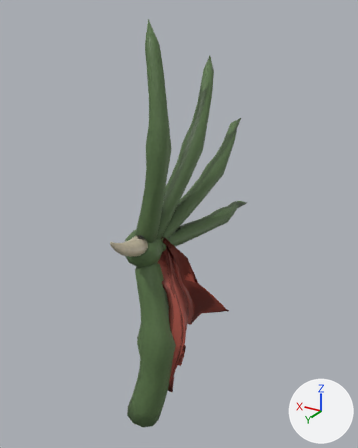
The Blender file assets/source/blender/cpart_wing_dragon.blend as it was, and as the next commit left it.
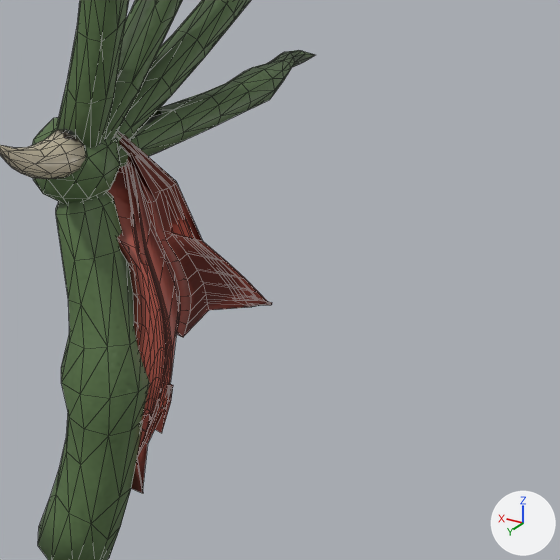
Each version is shown whole from a 50 mm camera at (-0.283, 0.411, 0.427) aimed at (0.005, -0.068, 0.187), then close up on the part from 31% to 99% of the width and 40% to 94% of the height. The lights are fixed; the arrows at lower right show +X, +Y and +Z. The last two pictures show the newer version. Both versions are drawn at full value of the shape key 'H1_Fold' of 'Membrane'; the numbers are the values there. The close-ups show mesh edges as thin lines.

Names of what the first close-up shows: 'Membrane', 'WingDragon'.
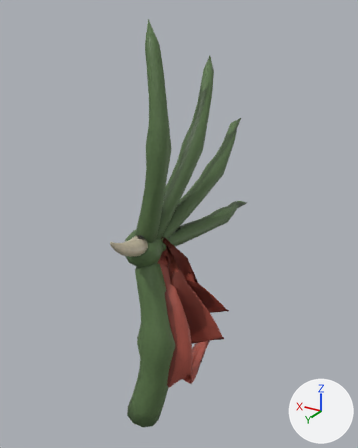
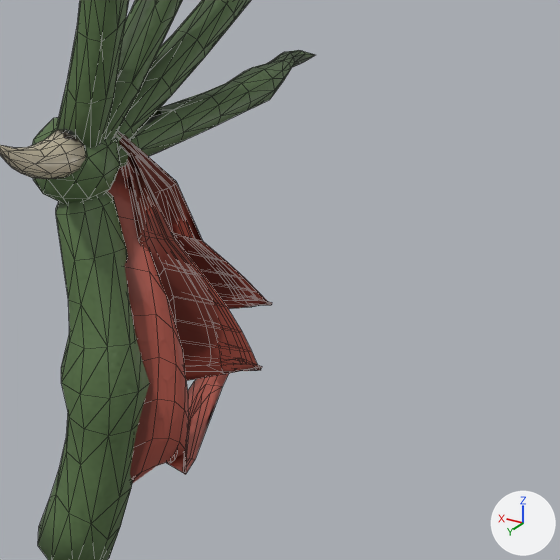
Boxes (x1, y1, x2, y2) around the edits, measured in the close-ups (560 x 560 px; the box of a moved part takes in the faces that stretch with it):
```json
{"object": "Membrane", "change": "reshaped", "before": [108, 131, 272, 493], "after": [108, 131, 272, 484]}
{"part": 1, "of": "me_membrane_mesh", "change": "moved or reshaped", "before": [115, 166, 178, 493], "after": [115, 169, 262, 484]}
```

Edits to the scene script, one JSON object a line:
```json
{"block": "me_membrane_mesh", "where": "# used by ob_membrane; parent = ob_wingdragon; location = (0.0, 0.0, 0.0)"}
{"op": "remove", "block": "me_membrane_mesh", "code": "me_membrane_mesh.from_pydata(...)  # 660 vertices, 652 faces; spans x -0.085..0.011, y -0.061..0.031, z 0.021..0.214"}
{"op": "add", "block": "me_membrane_mesh", "code": "me_membrane_mesh.from_pydata(...)  # 660 vertices, 652 faces; spans x -0.09..0.011, y -0.16..0.04, z -0.019..0.214"}
{"block": "me_membrane_mesh", "change": "me_membrane_mesh part 1: 302 of 660 vertices moved; they spanned x -0.058..-0.009, y -0.012..0.031, z 0.021..0.194 and now span x -0.09..0.005, y -0.16..0.04, z -0.019..0.194; mean shift (-0.002, -0.025, -0.017); largest move (-0.034, 0.031, 0.022) -> (-0.005, -0.16, -0.018)"}
```
